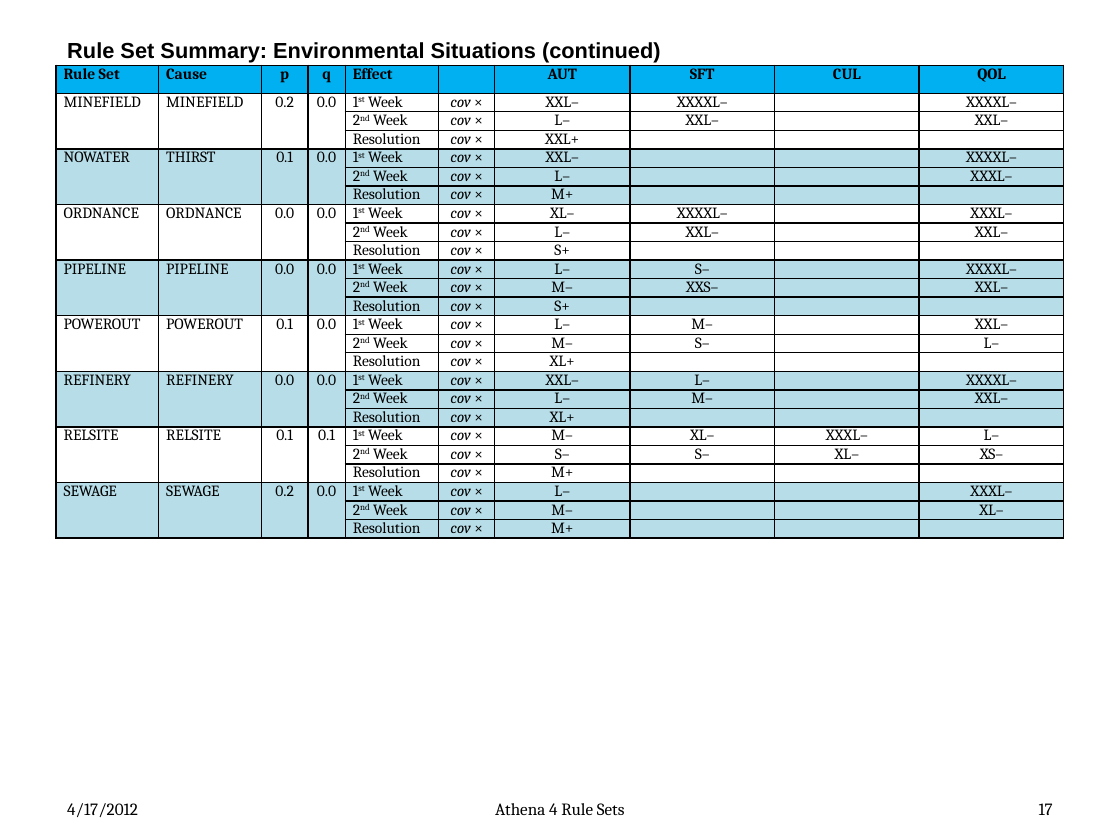
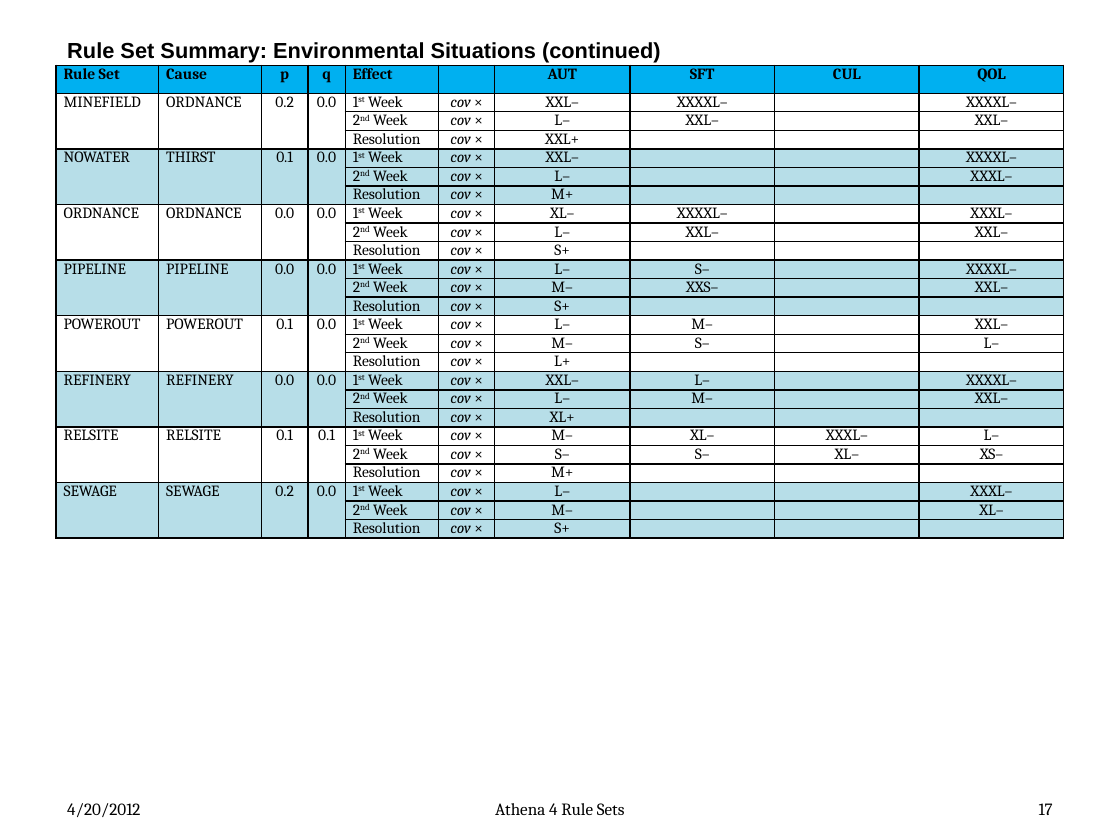
Before and after one commit to AthenaModel/athena-legacy, a slide deck: slide 17 of docs/dev/rules.pptx. Drawn at 1120x840 pixels with LibreOffice and Linux fonts; fonts in the diff are those of the drawing. Boxes give left, top, right and bottom in pixels: in the first picture for what was removed or moved away, otherwise in the second. Text is boxed around its words. In the diff, an @@ line names an element or a change of style, - is before the commit and + after.

```diff
--- a/docs/dev/rules.pptx
+++ b/docs/dev/rules.pptx
@@ table at [56,65,1064,541] @@
-row 2, column 2: MINEFIELD
+row 2, column 2: ORDNANCE
-row 16, column 7: XL+
+row 16, column 7: L+
-row 25, column 7: M+
+row 25, column 7: S+
@@ text at [67,803,140,817]: text changed @@
-4/17/2012
+4/20/2012
```
Also in this commit, not shown: 75 other slides changed, 52 other files.
